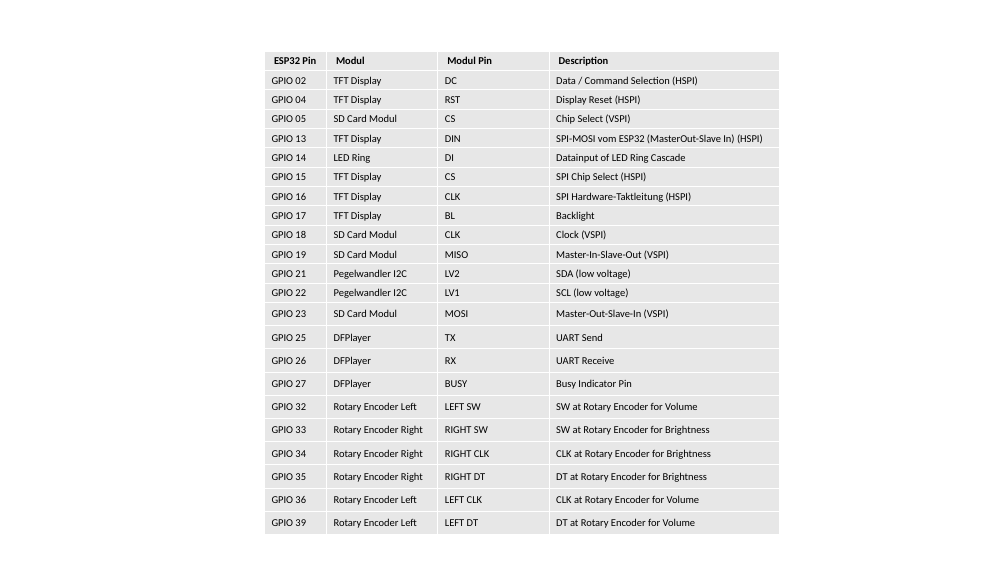
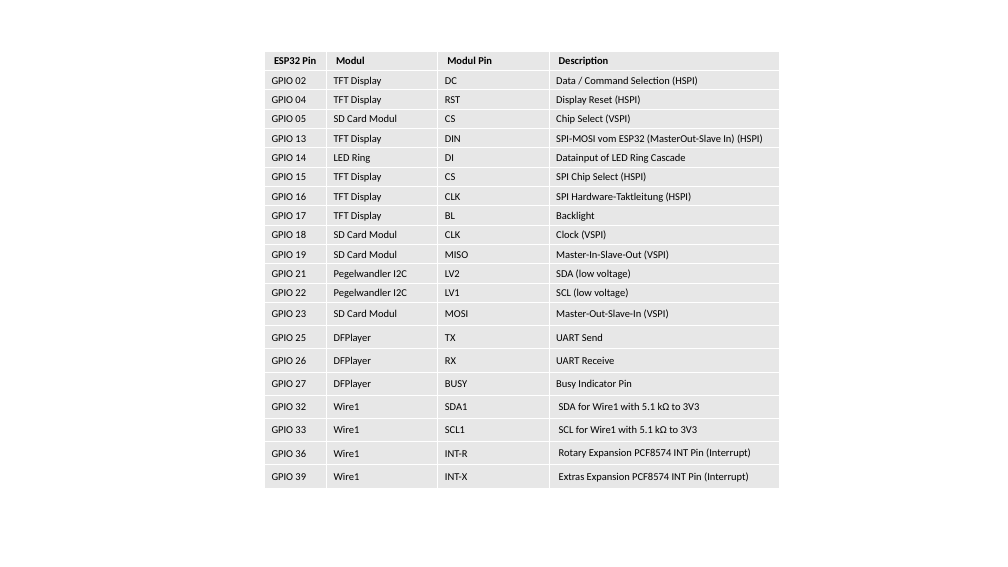
Before and after one commit to jeskes/activityboard, a slide deck: slide 25 of Activityboard.pptx. Drawn at 1008x567 pixels with LibreOffice and Linux fonts; fonts in the diff are those of the drawing. Boxes give left, top, right and bottom in pixels: in the first picture for what was removed or moved away, otherwise in the second. Text is boxed around its words. In the diff, an @@ line names an element or a change of style, - is before the commit and + after.

```diff
--- a/Activityboard.pptx
+++ b/Activityboard.pptx
@@ table at <box>265,51,779,489</box> @@
-row 18: GPIO 32 | Rotary Encoder Left | LEFT SW | SW at Rotary Encoder for Volume
-row 19: GPIO 33 | Rotary Encoder Right | RIGHT SW | SW at Rotary Encoder for Brightness
-row 20: GPIO 34 | Rotary Encoder Right | RIGHT CLK | CLK at Rotary Encoder for Brightness
-row 21: GPIO 35 | Rotary Encoder Right | RIGHT DT | DT at Rotary Encoder for Brightness
-row 22: GPIO 36 | Rotary Encoder Left | LEFT CLK | CLK at Rotary Encoder for Volume
-row 23: GPIO 39 | Rotary Encoder Left | LEFT DT | DT at Rotary Encoder for Volume
+row 18: GPIO 32 | Wire1 | SDA1 | SDA for Wire1 with 5.1 kΩ to 3V3
+row 19: GPIO 33 | Wire1 | SCL1 | SCL for Wire1 with 5.1 kΩ to 3V3
+row 20: GPIO 36 | Wire1 | INT-R | Rotary Expansion PCF8574 INT Pin (Interrupt)
+row 21: GPIO 39 | Wire1 | INT-X | Extras Expansion PCF8574 INT Pin (Interrupt)
```
Also in this commit, not shown: 5 other slides changed, 1 slide added, 1 slide removed, 27 other files.
